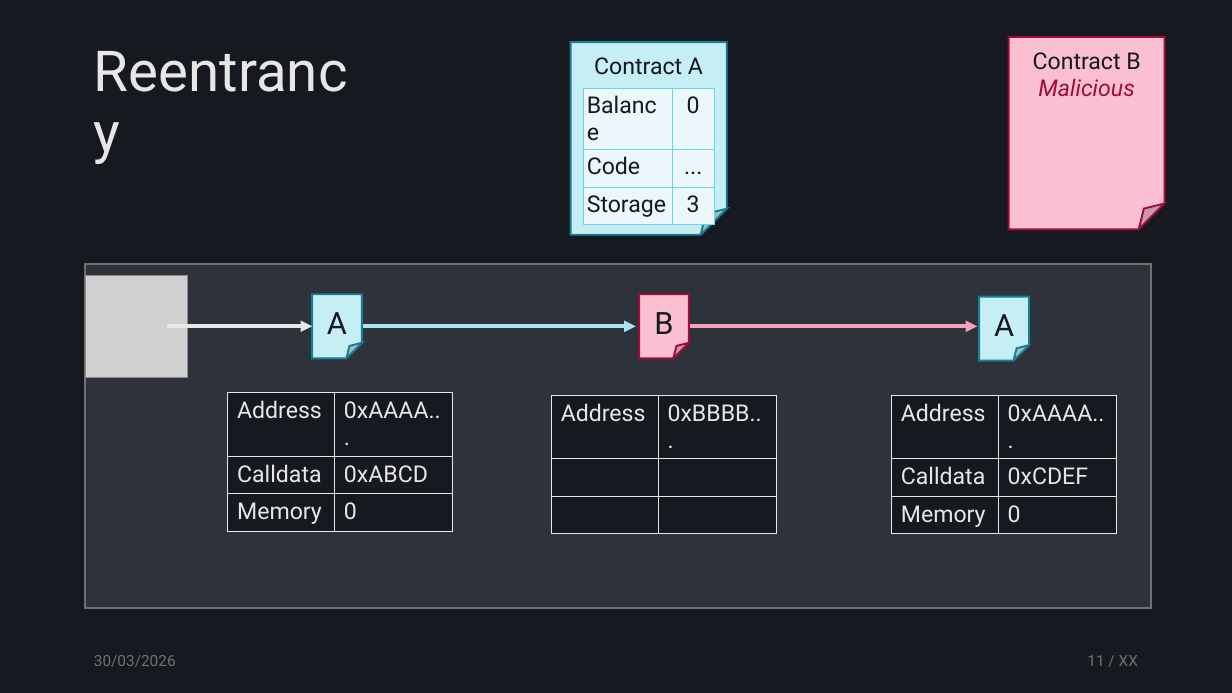
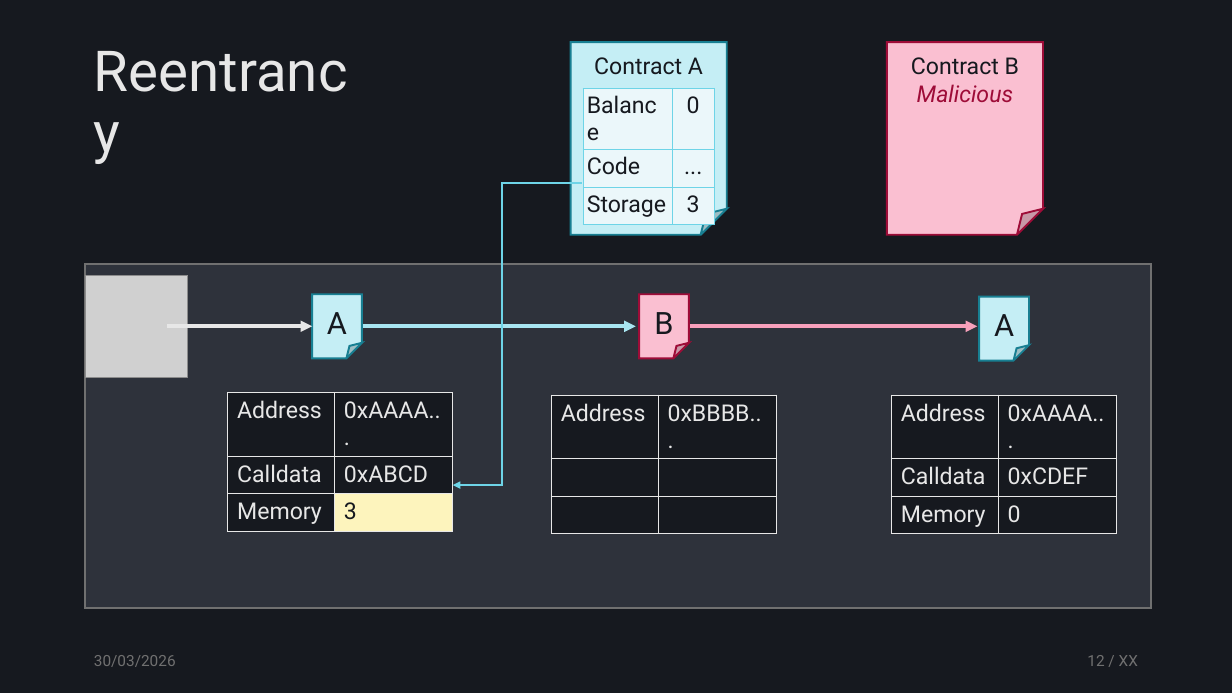
Before and after one commit to tzann/thesis, a slide deck: slide 12 of doc/presentation/Thesis.pptx (slide 11 before the commit). Drawn at 1232x693 pixels with LibreOffice and Linux fonts; fonts in the diff are those of the drawing; grey boxes stand for pictures. Boxes give left, top, right and bottom in pixels: in the first picture for what was removed or moved away, otherwise in the second. Text is boxed around its words. In the diff, an @@ line names an element or a change of style, - is before the commit and + after.

```diff
--- a/doc/presentation/Thesis.pptx
+++ b/doc/presentation/Thesis.pptx
@@ folded corner "Contract B": place and size @@
-folded corner "Contract B" at [1009, 37, 1165, 229]
+folded corner "Contract B" at [887, 43, 1043, 235]
@@ elbow arrow added from (502, 183) to (453, 485), #6ED4E7 1.5 pt @@
@@ line added from (582, 183) to (501, 183), #6ED4E7 1.5 pt @@
@@ table at [228, 393, 454, 528] @@
-row 3, column 2: 0
+row 3, column 2: 3
@@ fill #16191F to #FDF4BD in row 3, column 2 @@
@@ page number at [1087, 655, 1138, 666]: text changed @@
-11 / XX
+12 / XX
```
Also in this commit, not shown: 2 other slides changed, 10 slides added, 4 other files.
